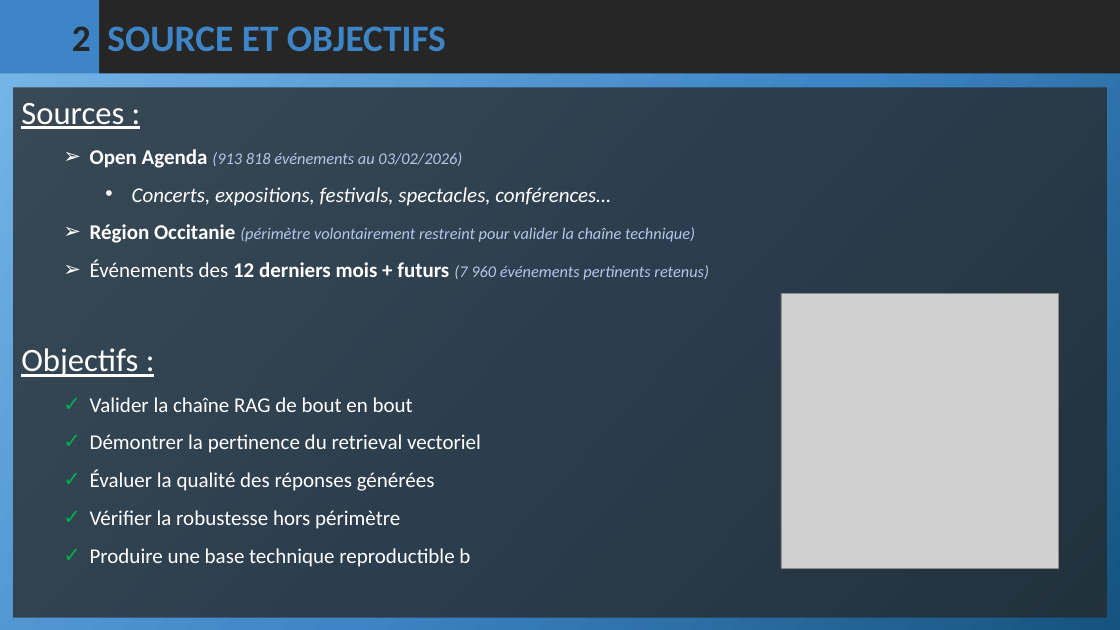
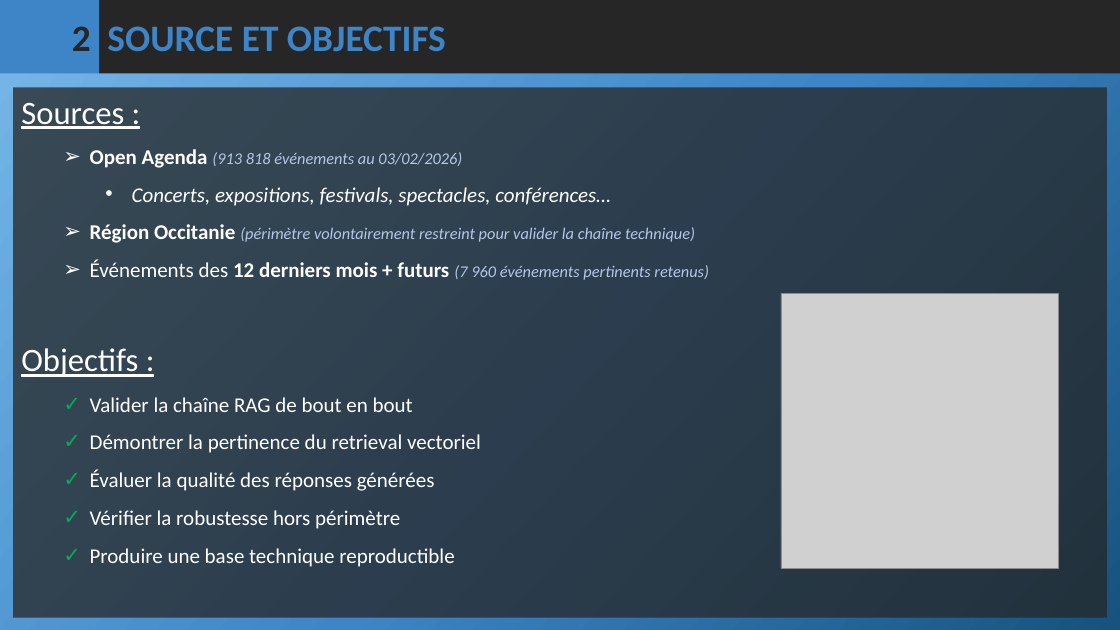
Before and after one commit to merais/formation, a slide deck: slide 3 of P11_Categorisez_automatiquement_des_questions_aymeric_bailleul/livrables/ABAI_P11_02_presentation_20260216.pptx. Drawn at 1120x630 pixels with LibreOffice and Linux fonts; fonts in the diff are those of the drawing; grey boxes stand for pictures. Boxes give left, top, right and bottom in pixels: in the first picture for what was removed or moved away, otherwise in the second. Text is boxed around its words. In the diff, an @@ line names an element or a change of style, - is before the commit and + after.

```diff
--- a/P11_Categorisez_automatiquement_des_questions_aymeric_bailleul/livrables/ABAI_P11_02_presentation_20260216.pptx
+++ b/P11_Categorisez_automatiquement_des_questions_aymeric_bailleul/livrables/ABAI_P11_02_presentation_20260216.pptx
@@ text at (90, 548, 454, 567): text changed @@
-  ✓ Produire une base technique reproductible b
+  ✓ Produire une base technique reproductible
```
Also in this commit, not shown: 3 other slides changed, 8 other files.
